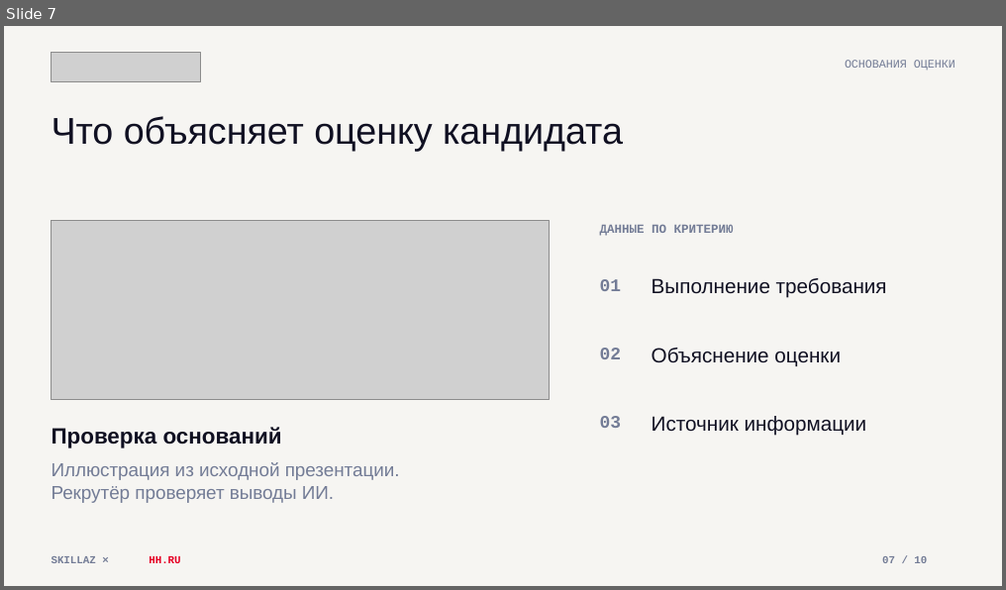
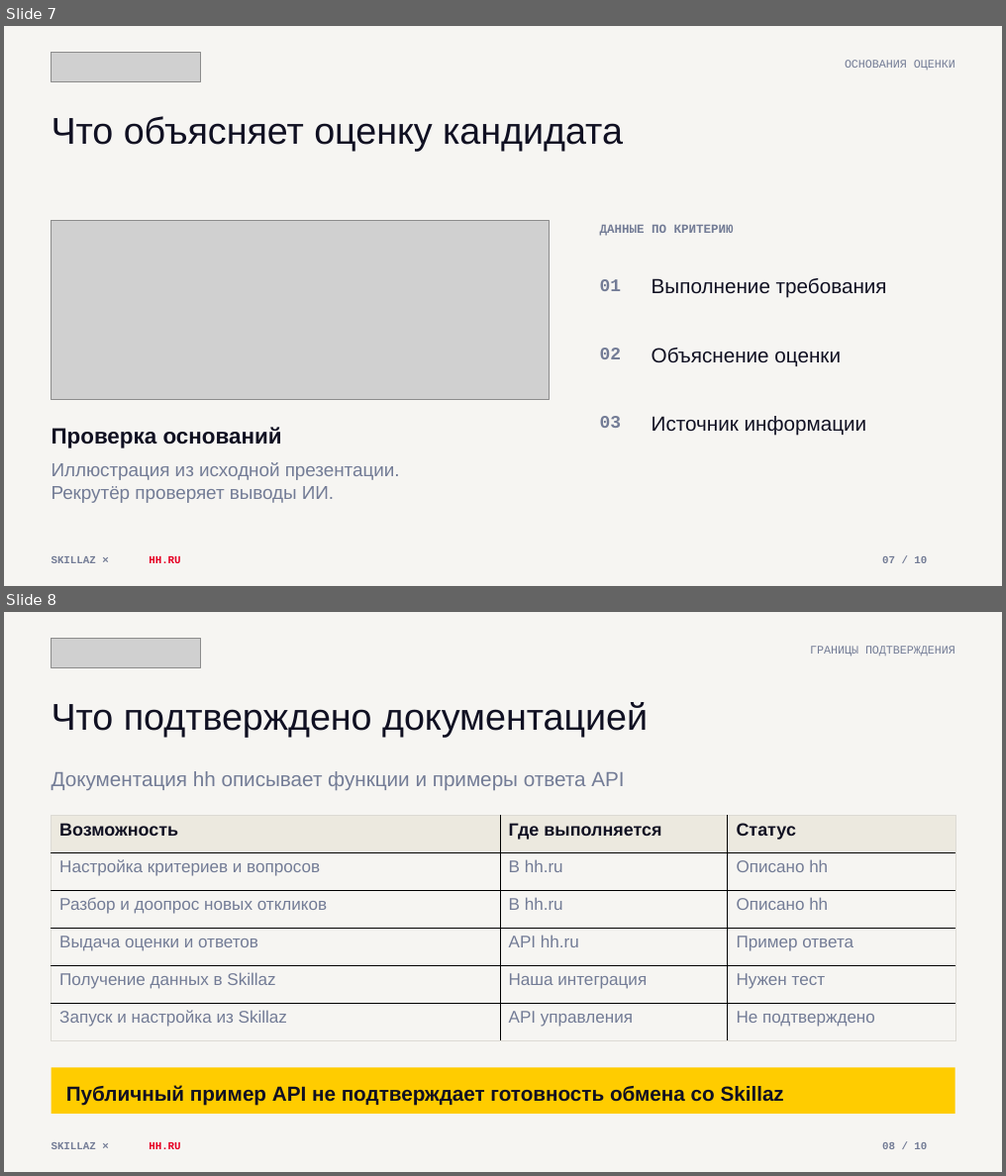
Before and after one commit to nastenakargina17-sudo/skillaz-hh-presentation, a slide deck: Skillaz-hh-Integration.pptx. Shown one above the other, each under a label of ours: slide 7 before the commit, slides 7 and 8 after it. The pictures are 1006x590 and 1006x1176 pixels, drawn with LibreOffice and Linux fonts; fonts in the diff are those of the drawing; grey boxes stand for pictures. Boxes give left, top, right and bottom in pixels: in the first picture for what was removed or moved away, otherwise in the second. Text is boxed around its words. In the diff, an @@ line names an element or a change of style, - is before the commit and + after.

```diff
--- a/Skillaz-hh-Integration.pptx
+++ b/Skillaz-hh-Integration.pptx
@@ slide 8 added at bbox=[4, 612, 1002, 1172], background #F6F5F2 @@
@@ picture added at bbox=[51, 638, 200, 667] @@
@@ text added at bbox=[810, 646, 955, 657], 9.8 pt, text #737C96 @@
+ГРАНИЦЫ ПОДТВЕРЖДЕНИЯ
@@ text added at bbox=[52, 702, 648, 737], 31.5 pt, text #101022 @@
+Что подтверждено документацией
@@ text added at bbox=[52, 771, 624, 790], 17.2 pt, text #737C96 @@
+Документация hh описывает функции и примеры ответа API
@@ table added at bbox=[51, 816, 955, 1043], 6 rows, 3 columns @@
+Возможность | Где выполняется | Статус
+Настройка критериев и вопросов | В hh.ru | Описано hh
+Разбор и доопрос новых откликов | В hh.ru | Описано hh
+Выдача оценки и ответов | API hh.ru | Пример ответа
+Получение данных в Skillaz | Наша интеграция | Нужен тест
+Запуск и настройка из Skillaz | API управления | Не подтверждено
@@ rectangle added at bbox=[51, 1067, 955, 1114], fill #FFCC00 @@
@@ text added at bbox=[66, 1085, 784, 1106], 17.2 pt, text #101022, bold @@
+Публичный пример API не подтверждает готовность обмена со Skillaz
@@ text added at bbox=[52, 1143, 96, 1150], 9 pt, text #737C96, bold @@
+SKILLAZ ×
@@ text added at bbox=[149, 1143, 180, 1150], 9 pt, text #E60023, bold @@
+HH.RU
@@ text added at bbox=[882, 1143, 927, 1150], 9 pt, text #737C96, bold @@
+08 / 10
```
Also in this commit, not shown: 5 slides changed, 1 other slide added, 2 slides removed, 1 other file.
